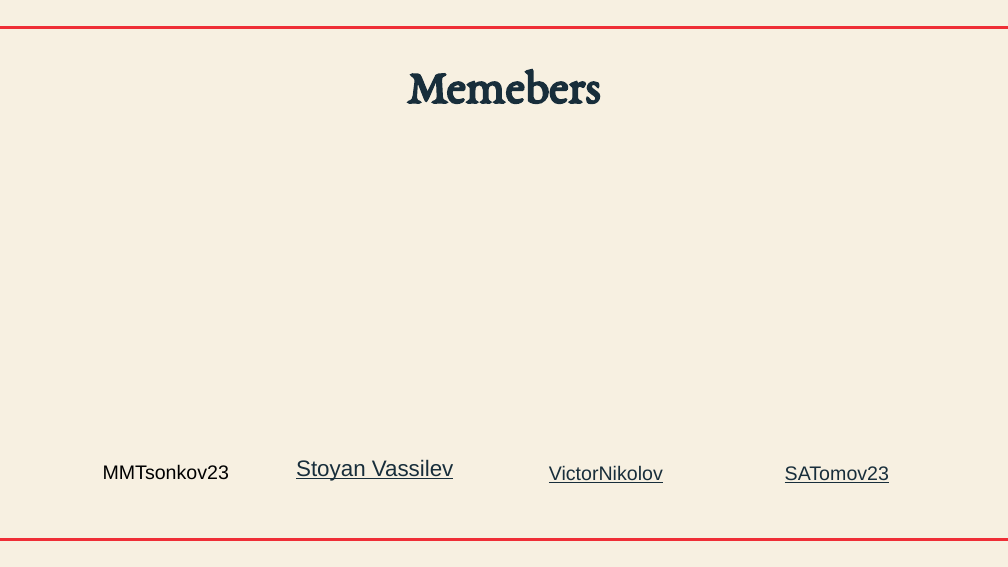
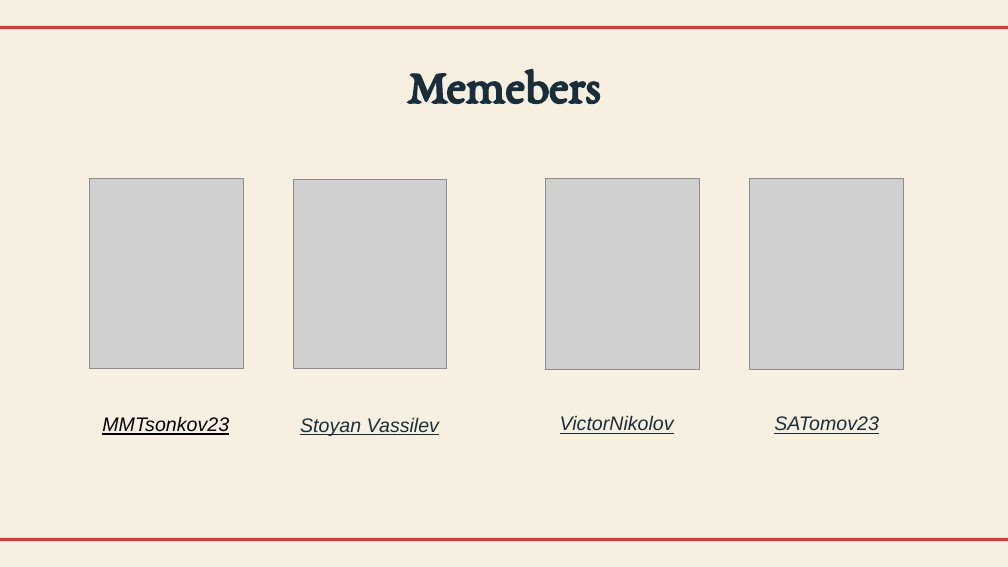
Before and after one commit to codingburgas/sprint-math-games-9th-grade-quizmasters, a slide deck: slide 3 of Presenting/quiz masters.pptx (slide 2 before the commit). Drawn at 1008x567 pixels with LibreOffice and Linux fonts; fonts in the diff are those of the drawing; grey boxes stand for pictures. Boxes give left, top, right and bottom in pixels: in the first picture for what was removed or moved away, otherwise in the second. Text is boxed around its words. In the diff, an @@ line names an element or a change of style, - is before the commit and + after.

```diff
--- a/Presenting/quiz masters.pptx
+++ b/Presenting/quiz masters.pptx
@@ picture added at (90,179,244,369) @@
@@ picture added at (91,179,244,369) @@
@@ picture added at (293,179,447,369) @@
@@ picture added at (546,179,700,370) @@
@@ picture added at (750,179,903,370) @@
@@ text "MMTsonkov23": place and size @@
-text "MMTsonkov23" at (103,464,230,480)
+text "MMTsonkov23" at (102,416,229,435)
@@ text "MMTsonkov23" at (102,416,229,435): italic on, underline on @@
@@ text "Stoyan Vassilev": place and size @@
-text "Stoyan Vassilev" at (296,459,454,481)
+text "Stoyan Vassilev" at (300,417,439,436)
@@ text "Stoyan Vassilev" at (300,417,439,436): size 16 to 14 pt, italic on @@
@@ text "VictorNikolov" at (560,415,674,434): italic on @@
@@ text "VictorNikolov": place and size @@
-text "VictorNikolov" at (549,465,663,483)
+text "VictorNikolov" at (560,415,674,434)
@@ text "SATomov23": place and size @@
-text "SATomov23" at (785,466,889,483)
+text "SATomov23" at (774,416,879,434)
@@ text "SATomov23" at (774,416,879,434): italic on @@
```
Also in this commit, not shown: 1 other slide changed, 4 slides added.
